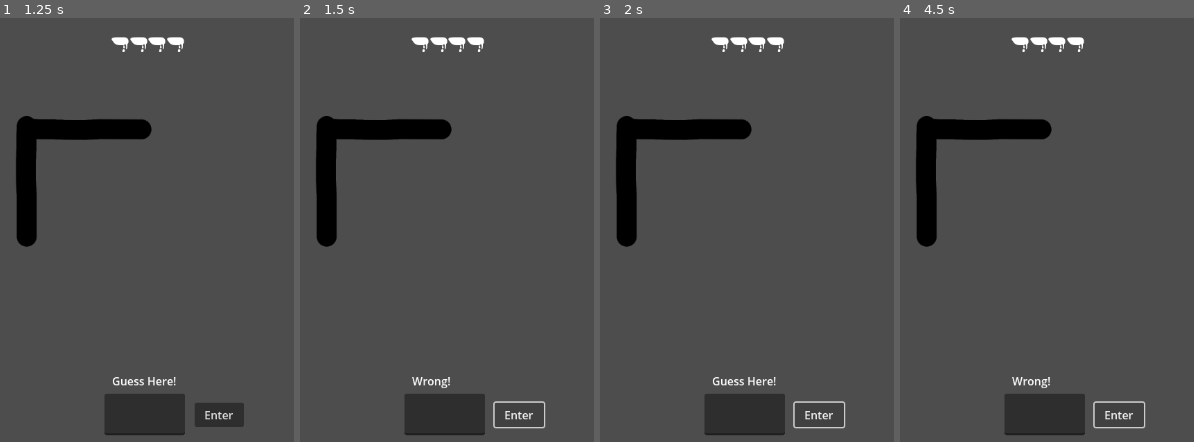
Above: before the commit, frames 1-4 (left to right).
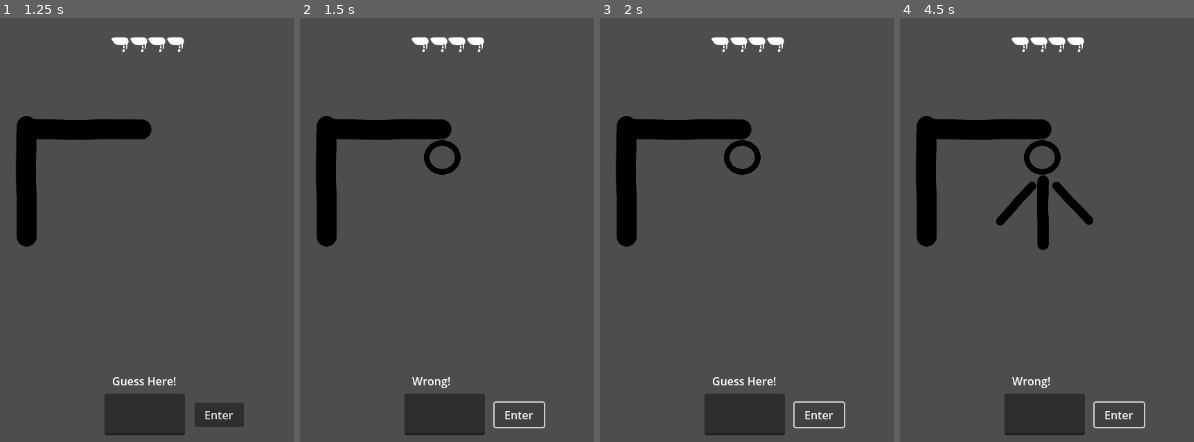
Above: after the commit, the same moments.

Repository: carlosmarti/Godot-Games
Game: Godot game, scene res://MainMenu.tscn
Same seed, same stepped clock (60 frames per second), same inputs: the game is played once before the commit and once after it.
Inputs:
- Up to frame 1 (1.25 s): click "Start" at 0.5 s
- Up to frame 2 (1.5 s): click "Enter" at 1.25 s
- Up to frame 3 (2 s): no input
- Up to frame 4 (4.5 s): click "Enter" at 2 s; click "Enter" at 2.75 s; tap Enter at 4.25 s

Frame 1 is identical in both runs. In frame 2, 0.5% of the frame differs, in the area x 42-55%, y 28-38%; in frame 3, 0.5%; in frame 4, 1.9%, in the area x 32-66%, y 28-55%.

Commit message:
added functionality of hangman

Diff:
--- a/HangMan/death_world.gd
+++ b/HangMan/death_world.gd
@@ -16,30 +16,39 @@
 	for c in randomWord:
 			word = word.insert(0, "-")
 
-	$Word.text = word
+	$game.get_child(0).text = word
 	print(randomWord)
-	pass
-
-
-# Called every frame. 'delta' is the elapsed time since the previous frame.
-func _process(delta):
 	pass
 
 
 func _on_button_pressed():
 	var charGuess = true
-	if $TextEdit.text.length() > 1:
+	if $game.get_child(1).text.length() > 1:
 		charGuess = false
 
 	print("going into checkGuess")
-	if not checkGuess($TextEdit.text, charGuess):
-		$Label.text = "Wrong!"
+	if not checkGuess($game.get_child(1).text, charGuess):
+		$game.get_child(2).text = "Wrong!"
 		$Timer.start(0.5)
+		showLimb()
 
-	$TextEdit.text = ""
+	$game.get_child(1).text = ""
+
+	if $game.get_child(4).areAllLimbsShown():
+		gameOver()
+
+func gameOver():
+	$game.visible = false
+	$gameover.visible = true
+
+func reset():
+	pass
+
+func showLimb():
+	$game.get_child(4).showNextLimb()
 
 func _changeText():
-	$Label.text = "Guess Here!"
+	$game.get_child(2).text = "Guess Here!"
 
 func checkGuess(guess, cGuess):
 	if cGuess:
@@ -62,7 +71,7 @@
 	else:
 		if entireWordGuess(guess):
 			word = randomWord
-			$Word.text = word
+			$game.get_child(0).text = word
 			return true
 
 	return false
@@ -71,7 +80,7 @@
 	for num in charPos:
 		word[num] = randomWord[num]
 
-	$Word.text = word
+	$game.get_child(0).text = word
 
 func entireWordGuess(g) -> bool:
 
@@ -86,4 +95,4 @@
 
 
 func _on_timer_timeout():
-	$Label.text = "Guess Here!"
+	$game.get_child(2).text = "Guess Here!"
--- a/HangMan/death_world.tscn
+++ b/HangMan/death_world.tscn
@@ -1,15 +1,45 @@
-[gd_scene load_steps=5 format=3 uid="uid://bti72tekf41q6"]
+[gd_scene load_steps=6 format=3 uid="uid://bti72tekf41q6"]
 
 [ext_resource type="Script" path="res://death_world.gd" id="1_grq6j"]
 [ext_resource type="FontFile" uid="uid://ctwsjb0d0pnod" path="res://BLOODY.TTF" id="2_mpjdc"]
 [ext_resource type="PackedScene" uid="uid://bj4rfldpwsc23" path="res://hangman.tscn" id="3_u1h8e"]
 [ext_resource type="PackedScene" uid="uid://p7h5ohylyl0s" path="res://base.tscn" id="4_3wcj8"]
 
+[sub_resource type="Theme" id="Theme_gvx3x"]
+
 [node name="DeathWorld" type="Node2D"]
 script = ExtResource("1_grq6j")
 metadata/_edit_lock_ = true
 
-[node name="Word" type="Label" parent="."]
+[node name="Timer" type="Timer" parent="."]
+
+[node name="gameover" type="Node2D" parent="."]
+visible = false
+metadata/_edit_lock_ = true
+
+[node name="Label" type="Label" parent="gameover"]
+offset_right = 1150.0
+offset_bottom = 320.0
+theme = SubResource("Theme_gvx3x")
+theme_override_fonts/font = ExtResource("2_mpjdc")
+theme_override_font_sizes/font_size = 84
+text = "Game Over"
+horizontal_alignment = 1
+vertical_alignment = 1
+
+[node name="Button" type="Button" parent="gameover"]
+offset_left = 495.0
+offset_top = 289.0
+offset_right = 649.0
+offset_bottom = 372.0
+theme_override_fonts/font = ExtResource("2_mpjdc")
+theme_override_font_sizes/font_size = 32
+text = "Play Again"
+
+[node name="game" type="Node2D" parent="."]
+metadata/_edit_lock_ = true
+
+[node name="Word" type="Label" parent="game"]
 offset_right = 1153.0
 offset_bottom = 115.0
 theme_override_fonts/font = ExtResource("2_mpjdc")
@@ -19,33 +49,31 @@
 vertical_alignment = 1
 uppercase = true
 
-[node name="TextEdit" type="TextEdit" parent="."]
+[node name="TextEdit" type="TextEdit" parent="game"]
 offset_left = 514.0
 offset_top = 561.0
 offset_right = 630.0
 offset_bottom = 621.0
 
-[node name="Label" type="Label" parent="."]
+[node name="Label" type="Label" parent="game"]
 offset_left = 525.0
 offset_top = 531.0
 offset_right = 631.0
 offset_bottom = 557.0
 text = "Guess Here!"
 
-[node name="Button" type="Button" parent="."]
+[node name="Button" type="Button" parent="game"]
 offset_left = 644.0
 offset_top = 574.0
 offset_right = 715.0
 offset_bottom = 609.0
 text = "Enter"
 
-[node name="hangman" parent="." instance=ExtResource("3_u1h8e")]
-position = Vector2(571, 209)
+[node name="hangman" parent="game" instance=ExtResource("3_u1h8e")]
+position = Vector2(568, 220)
 
-[node name="base" parent="." instance=ExtResource("4_3wcj8")]
+[node name="base" parent="game" instance=ExtResource("4_3wcj8")]
 position = Vector2(406, 255)
 
-[node name="Timer" type="Timer" parent="."]
-
-[connection signal="pressed" from="Button" to="." method="_on_button_pressed"]
 [connection signal="timeout" from="Timer" to="." method="_on_timer_timeout"]
+[connection signal="pressed" from="game/Button" to="." method="_on_button_pressed"]
--- /dev/null
+++ b/HangMan/hangman.gd
@@ -0,0 +1,19 @@
+extends Node2D
+
+var limbs
+var allLimbsShown = false
+
+# Called when the node enters the scene tree for the first time.
+func _ready():
+	limbs = [$head, $torso, $leftArm, $rightArm, $leftLeg, $rightLeg]
+
+func showNextLimb():
+	for l in limbs:
+		if not l.visible:
+			l.visible = true
+			if l.name == "rightLeg":
+				allLimbsShown = true
+			break
+
+func areAllLimbsShown():
+	return allLimbsShown
--- a/HangMan/hangman.tscn
+++ b/HangMan/hangman.tscn
@@ -1,9 +1,11 @@
-[gd_scene load_steps=3 format=3 uid="uid://bj4rfldpwsc23"]
+[gd_scene load_steps=4 format=3 uid="uid://bj4rfldpwsc23"]
 
 [ext_resource type="Texture2D" uid="uid://ccdxbmaf7yvhs" path="res://head.png" id="1_grcin"]
+[ext_resource type="Script" path="res://hangman.gd" id="1_gth7i"]
 [ext_resource type="Texture2D" uid="uid://d0e8f4fsuwp3k" path="res://body.png" id="2_u0m0l"]
 
 [node name="hangman" type="Node2D"]
+script = ExtResource("1_gth7i")
 
 [node name="head" type="Sprite2D" parent="."]
 visible = false
@@ -16,27 +18,27 @@
 scale = Vector2(0.4, 0.4)
 texture = ExtResource("2_u0m0l")
 
-[node name="left-arm" type="Sprite2D" parent="."]
+[node name="leftArm" type="Sprite2D" parent="."]
 visible = false
 position = Vector2(-36, 68)
 rotation = 0.733679
 scale = Vector2(0.3, 0.3)
 texture = ExtResource("2_u0m0l")
 
-[node name="right-arm" type="Sprite2D" parent="."]
+[node name="rightArm" type="Sprite2D" parent="."]
 visible = false
 position = Vector2(46, 65)
 rotation = -0.753413
 scale = Vector2(0.3, 0.3)
 texture = ExtResource("2_u0m0l")
 
-[node name="left-leg" type="Sprite2D" parent="."]
+[node name="leftLeg" type="Sprite2D" parent="."]
 visible = false
 position = Vector2(-13, 180)
 scale = Vector2(0.3, 0.3)
 texture = ExtResource("2_u0m0l")
 
-[node name="right-leg" type="Sprite2D" parent="."]
+[node name="rightLeg" type="Sprite2D" parent="."]
 visible = false
 position = Vector2(17, 181)
 scale = Vector2(0.3, 0.3)
